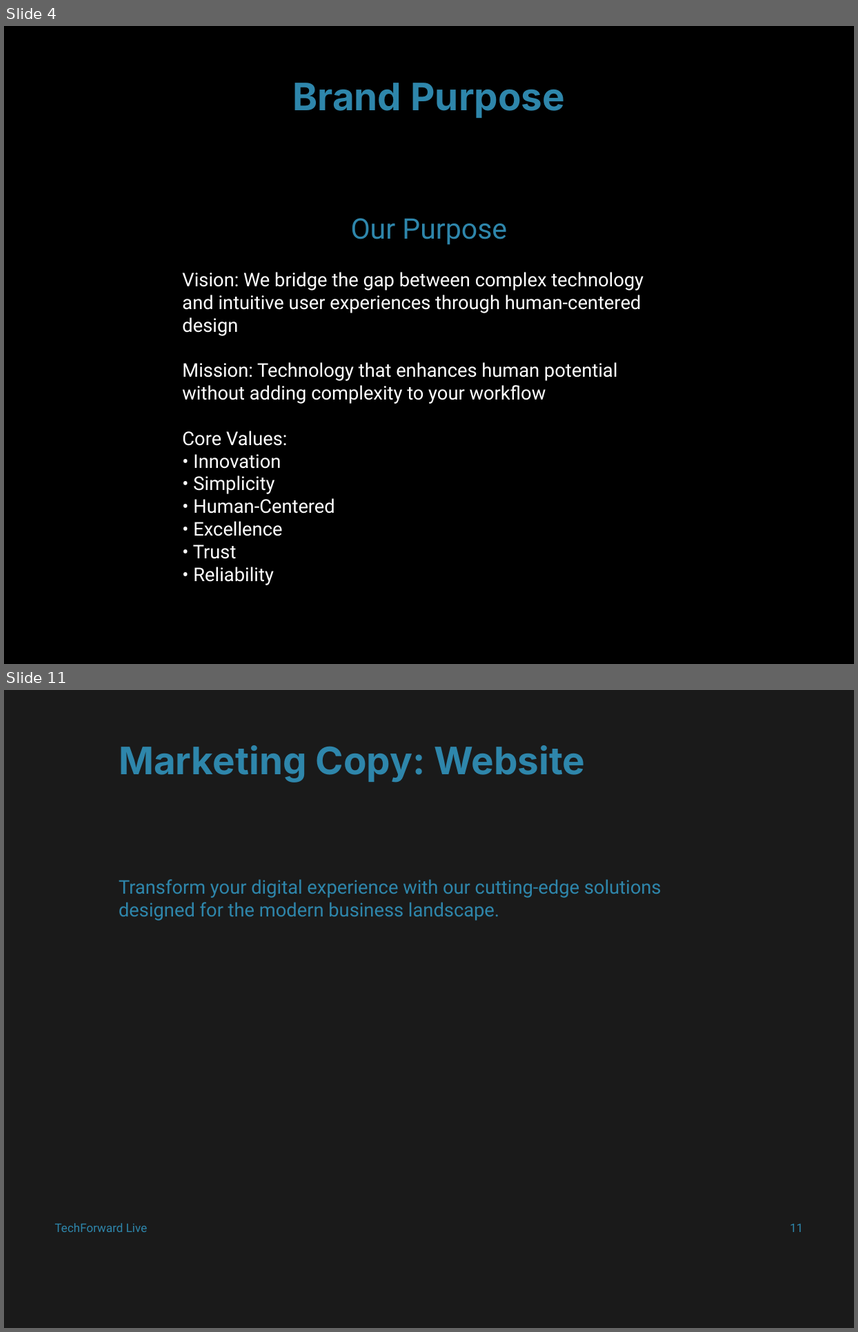
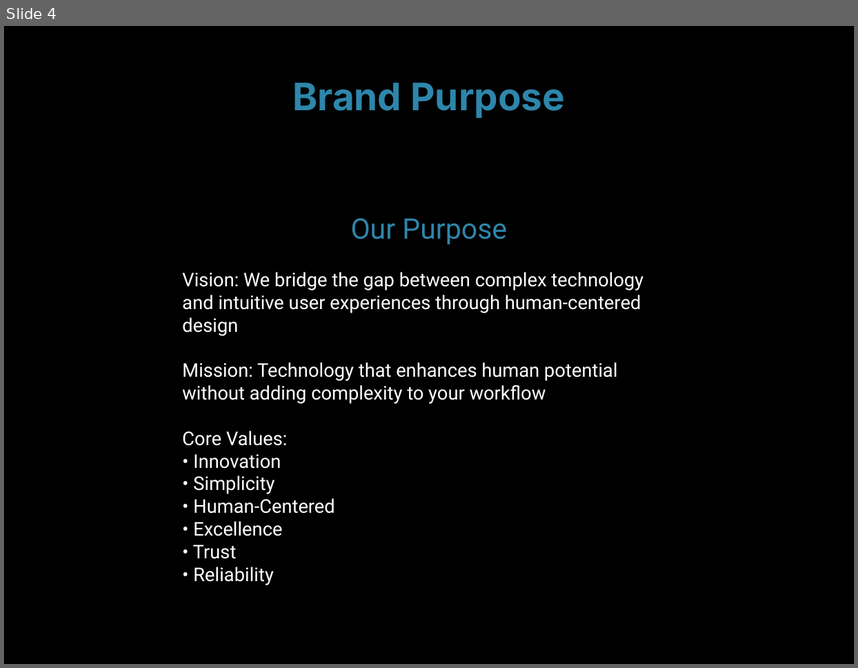
Before and after one commit to md-anas-sabah/brand_book_generator_crewai, a slide deck: output/techforward_live/techforward_live_enhanced_brand_book.pptx. Shown one above the other, each under a label of ours: slides 4 and 11 before the commit, slide 4 after it; the slides between them are not shown. The pictures are 858x1332 and 858x668 pixels, drawn with LibreOffice and Linux fonts; fonts in the diff are those of the drawing. Boxes give left, top, right and bottom in pixels: in the first picture for what was removed or moved away, otherwise in the second. Text is boxed around its words. In the diff, an @@ line names an element or a change of style, - is before the commit and + after.

```diff
--- a/output/techforward_live/techforward_live_enhanced_brand_book.pptx
+++ b/output/techforward_live/techforward_live_enhanced_brand_book.pptx
@@ slide 11 removed at (x1=4, y1=690, x2=854, y2=1328), background #FFFFFF @@
@@ rectangle removed at (x1=4, y1=690, x2=854, y2=1328) @@
@@ text removed at (x1=119, y1=745, x2=585, y2=782) @@
-Marketing Copy: Website
@@ text removed at (x1=119, y1=879, x2=662, y2=920) @@
-Transform your digital experience with our cutting-edge solutions designed for the modern business landscape.
@@ text removed at (x1=55, y1=1223, x2=148, y2=1232) @@
-TechForward Live
@@ text removed at (x1=790, y1=1223, x2=803, y2=1232) @@
-11
```
Also in this commit, not shown: 5 slides changed, 5 other slides removed, 1 other file.
